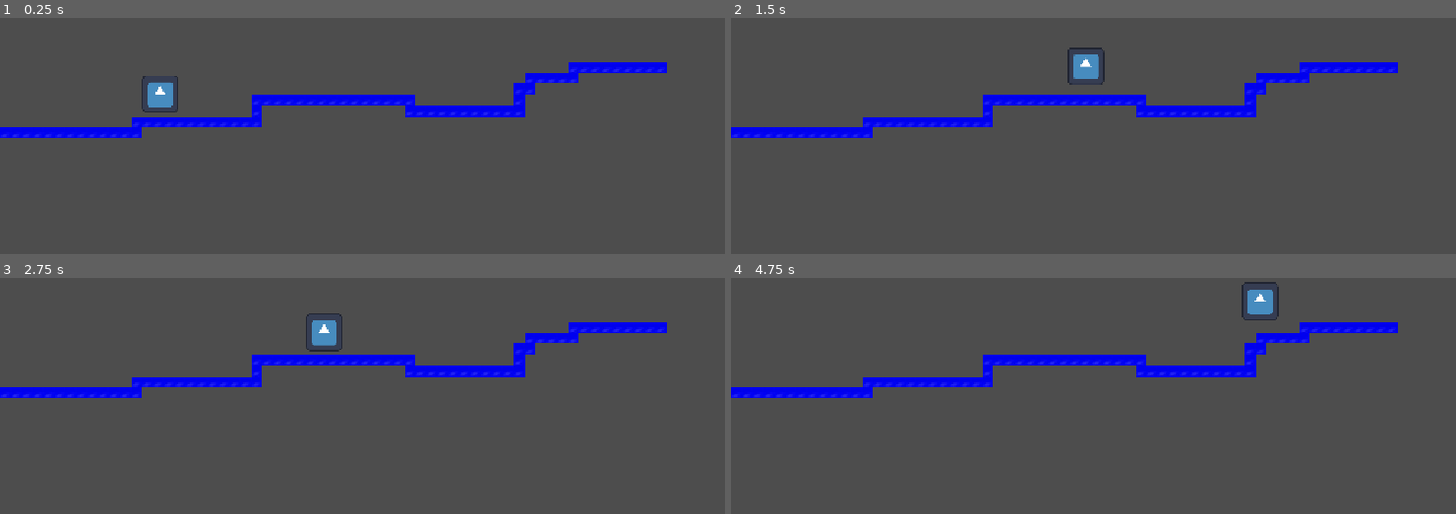
Above: before the commit, frames 1-4 (two rows, left to right).
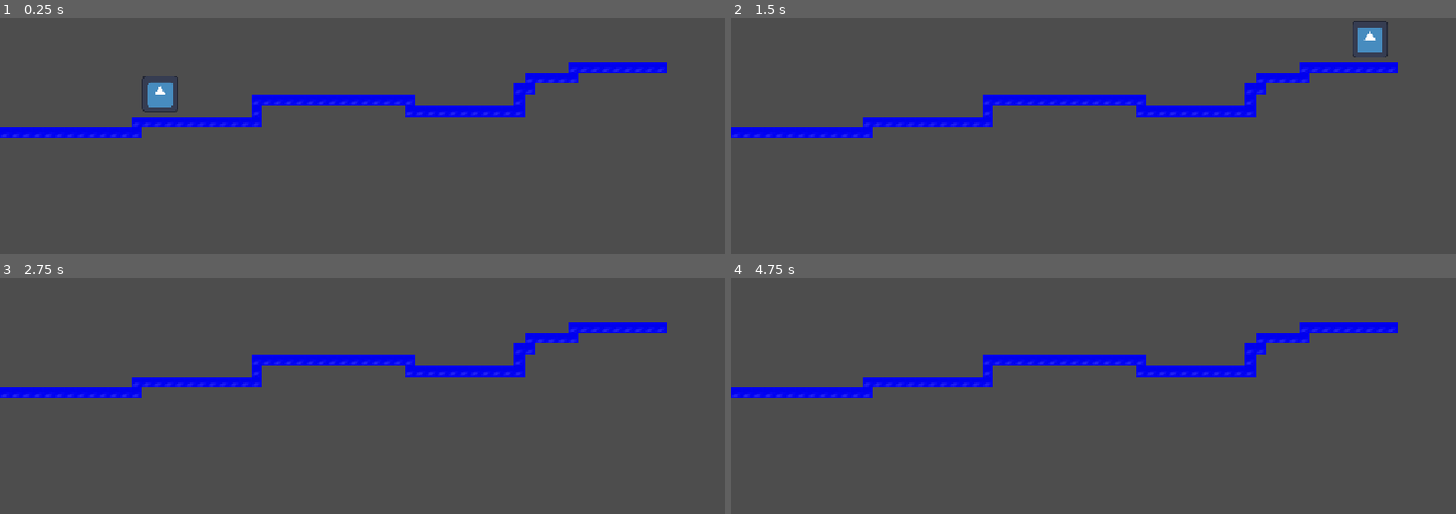
Above: after the commit, the same moments.

Repository: sen3th/platformed
Game: Godot game, scene res://main.tscn
The game is run twice, just before and just after one commit, with the same random seed, the same clock (stepped at 60 frames per second) and the same inputs. The engine's default icon, where the game draws it, is replaced by a stand-in: a white triangle on a blue panel in a dark square.
Inputs (mouse positions are in pixels of both pictures, inside the frame that each line leads up to):
- Up to frame 1 (0.25 s): no input
- Up to frame 2 (1.5 s): tap Enter at 0.5 s; move the mouse to (1296, 216) at 0.52 s; hold D (right) from 0.53 s (still down); tap Alt at 0.6 s; click (1296, 216) at 0.67 s; tap W (jump) at 0.77 s; move the mouse to (outside the picture) at 1.27 s; tap Shift at 1.35 s
- Up to frame 3 (2.75 s): tap W (jump) at 1.52 s; move the mouse to (471, 403) at 2.02 s; release D (right) at 2.03 s; hold A (left) from 2.03 s (still down); tap Alt at 2.1 s
- Up to frame 4 (4.75 s): move the mouse to (outside the picture) at 2.77 s; release A (left) at 2.78 s; hold D (right) 2.78-4.28 s; tap Shift at 2.85, 4.35 s; click (outside the picture) at 2.92 s; tap W (jump) at 3.02, 3.77, 4.52 s; move the mouse to (outside the picture) at 3.52 s; tap Alt at 3.6 s; tap Space at 4.25 s; move the mouse to (890, 433) at 4.27 s; hold A (left) from 4.28 s (still down)

The runs differ from the first frame. In frame 2, 1.0% of the frame differs, in the area x 46-91%, y 1-29%; in frame 3, 0.5%; in frame 4, 0.5%.

Commit message:
changed speed, jump velocity and gravity

Diff:
--- a/player.gd
+++ b/player.gd
@@ -1,8 +1,8 @@
 extends CharacterBody2D
 
 
-const SPEED = 300.0
-const JUMP_VELOCITY = -400.0
+const SPEED = 900.0
+const JUMP_VELOCITY = -900.0
 
 
 func _physics_process(delta: float) -> void:
--- a/project.godot
+++ b/project.godot
@@ -41,6 +41,7 @@
 [physics]
 
 3d/physics_engine="Jolt Physics"
+2d/default_gravity=2500.0
 
 [rendering]
 
